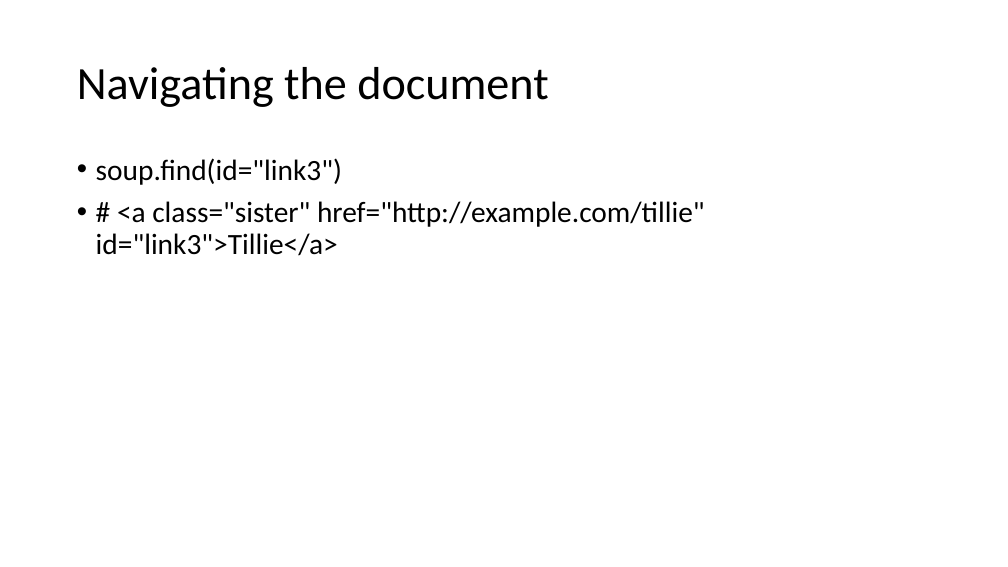
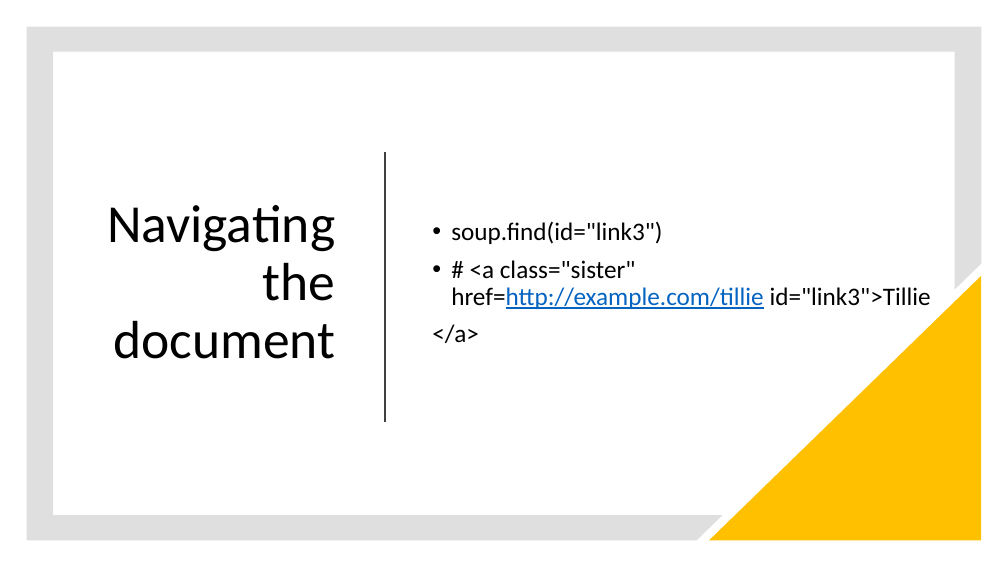
Before and after one commit to Daudsarfraz/CS4048-Data-Scienc, a slide deck: slide 14 of Slides/04_Data Acquisition.pptx. Drawn at 1008x567 pixels with LibreOffice and Linux fonts; fonts in the diff are those of the drawing. Boxes give left, top, right and bottom in pixels: in the first picture for what was removed or moved away, otherwise in the second. Text is boxed around its words. In the diff, an @@ line names an element or a change of style, - is before the commit and + after.

```diff
--- a/Slides/04_Data Acquisition.pptx
+++ b/Slides/04_Data Acquisition.pptx
@@ freeform shape added at <box>26,26,982,541</box>, fill #808080 at 25% opacity @@
@@ title "Navigating the document": place and size @@
-title "Navigating the document" at <box>77,67,548,107</box>
+title "Navigating the document" at <box>107,205,336,359</box>
@@ title "Navigating the document" at <box>107,205,336,359</box>: size 44 to 51 pt; alignment left to right @@
@@ text "soup.find(id="link3")": place and size @@
-text "soup.find(id="link3")" at <box>96,158,705,256</box>
+text "soup.find(id="link3")" at <box>432,221,931,343</box>
@@ text "soup.find(id="link3")" at <box>432,221,931,343</box>: vertical alignment top to middle @@
@@ line added from (385, 154) to (385, 421), #404040 1.5 pt @@
@@ text at <box>451,221,662,244</box>: size 28 to 24 pt in "soup.find(id="link3")" @@
@@ text at <box>432,260,931,343</box>: text changed; size 28 to 24 pt @@
-• # <a class="sister" href="http://example.com/tillie" id="link3">Tillie</a>
+• # <a class="sister" href=http://example.com/tillie id="link3">Tillie
+</a>
@@ right triangle added at <box>709,276,982,541</box>, fill #FFC000 @@
```
Also in this commit, not shown: 25 other slides changed, 9 other files.
